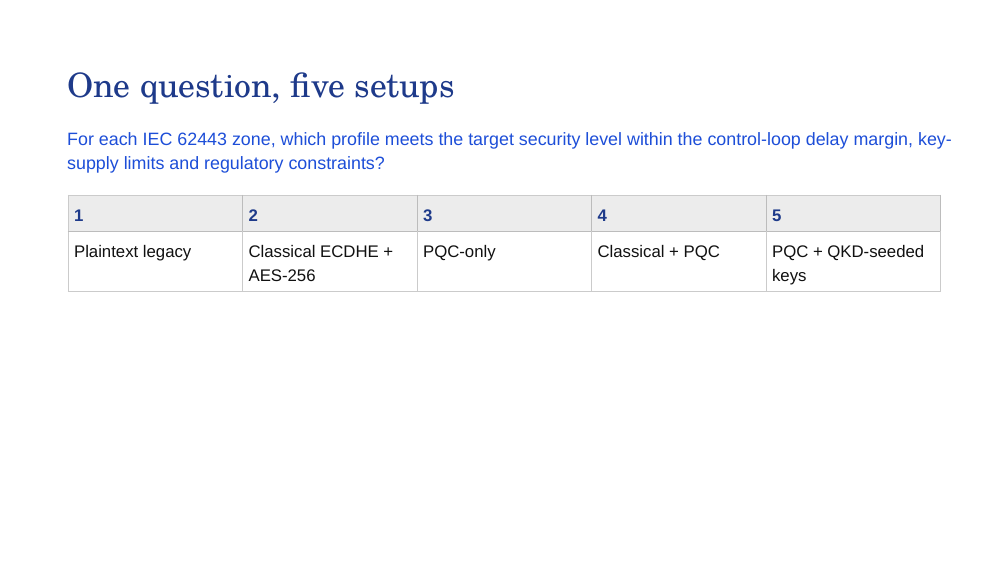
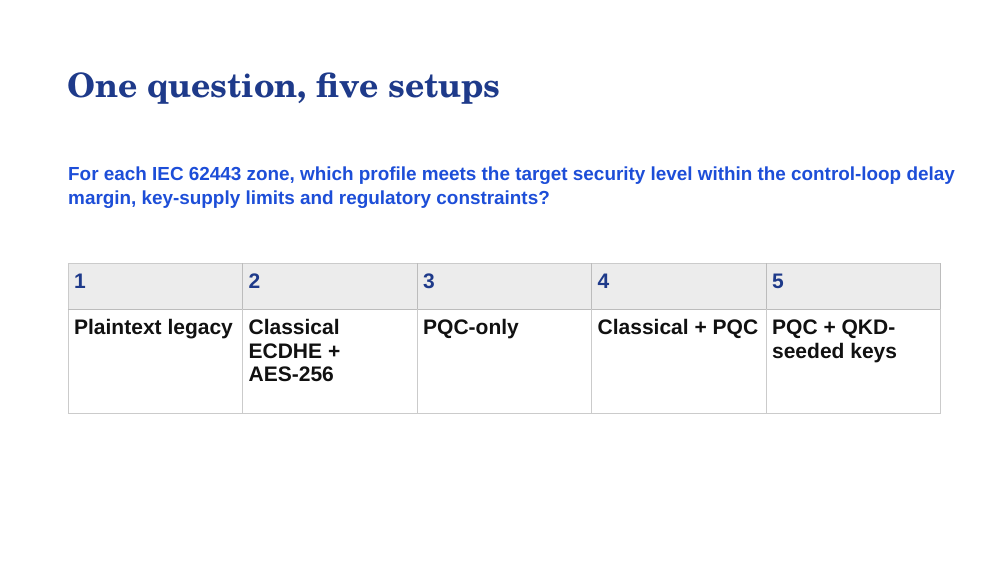
Before and after one commit to SAMeh-ZAGhloul/QRNF_True_Randomness_Tests, a slide deck: slide 10 of Docs/Zone-Wise PQC and QKD for SMR Control Systems.pptx. Drawn at 1008x567 pixels with LibreOffice and Linux fonts; fonts in the diff are those of the drawing. Boxes give left, top, right and bottom in pixels: in the first picture for what was removed or moved away, otherwise in the second. Text is boxed around its words. In the diff, an @@ line names an element or a change of style, - is before the commit and + after.

```diff
--- a/Docs/Zone-Wise PQC and QKD for SMR Control Systems.pptx
+++ b/Docs/Zone-Wise PQC and QKD for SMR Control Systems.pptx
@@ title "One question, five setups" at [67, 72, 501, 104]: bold on @@
@@ text "For each IEC 62443 zone, ...": place and size @@
-text "For each IEC 62443 zone, ..." at [67, 132, 952, 173]
+text "For each IEC 62443 zone, ..." at [68, 166, 955, 208]
@@ text "For each IEC 62443 zone, ..." at [68, 166, 955, 208]: size 17 to 18 pt, bold on @@
@@ table at [68, 264, 941, 386] @@
@@ size 16 to 20 pt, bold on @@
@@ table: place and size @@
-table at [68, 195, 941, 291]
+table at [68, 264, 941, 386]
```
Also in this commit, not shown: 13 other slides changed, 1 other file.
